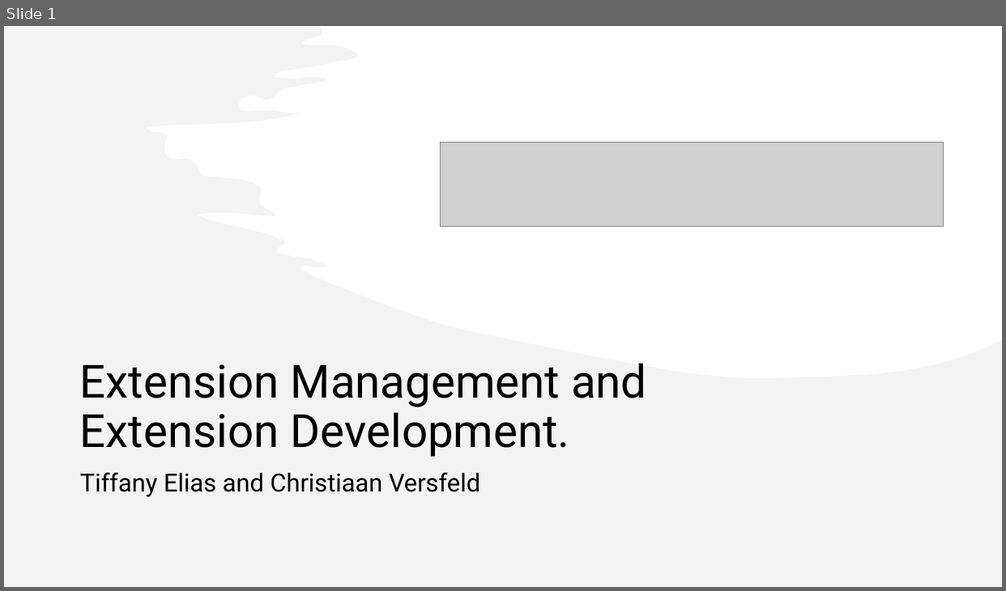
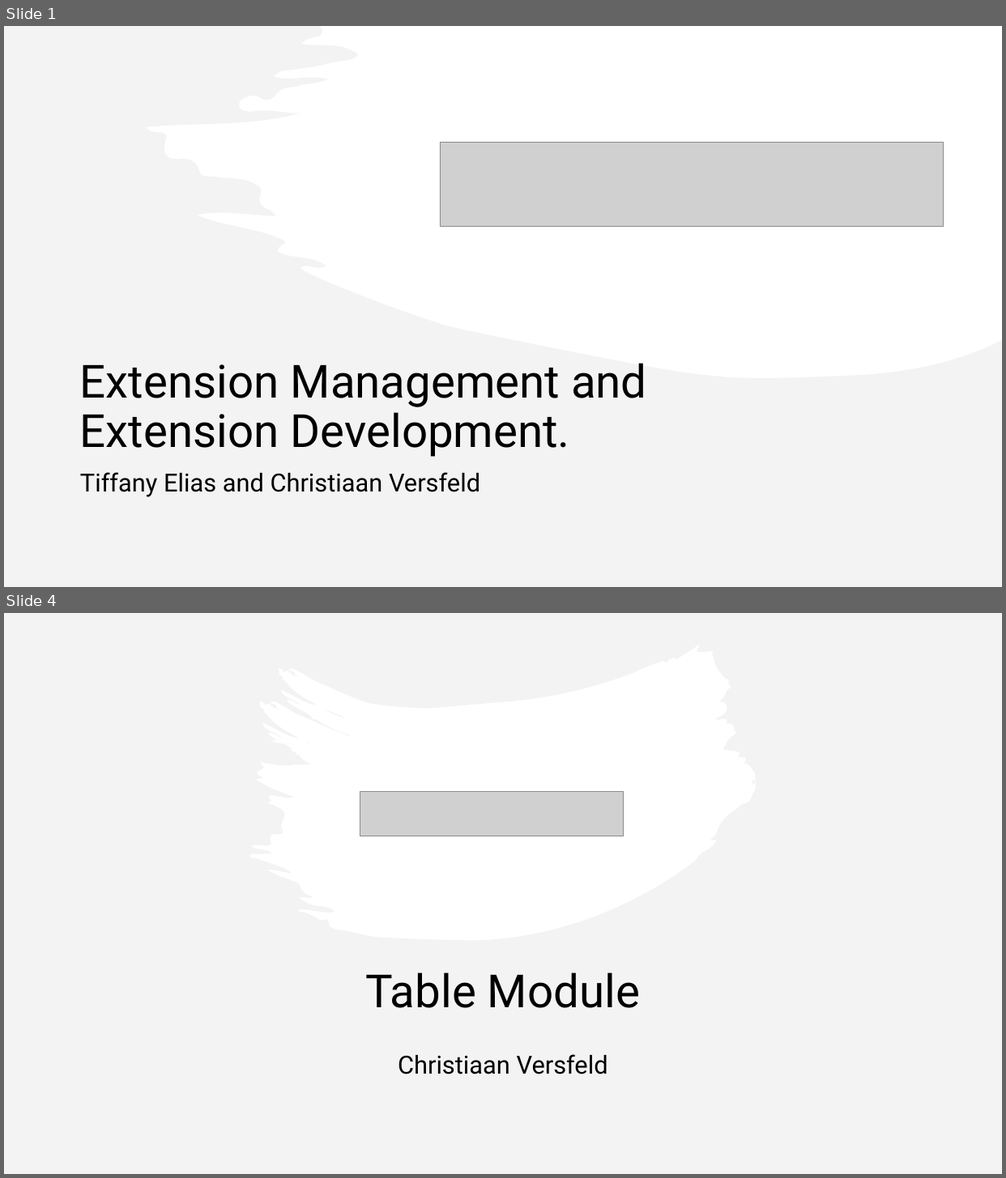
Before and after one commit to ArmadilloV88/NVR-Module-Presentation, a slide deck: Documents/Business Extension Presentation.pptx. Shown one above the other, each under a label of ours: slide 1 before the commit, slides 1 and 4 after it; the slides between them are not shown. The pictures are 1006x591 and 1006x1178 pixels, drawn with LibreOffice and Linux fonts; fonts in the diff are those of the drawing; grey boxes stand for pictures. Boxes give left, top, right and bottom in pixels: in the first picture for what was removed or moved away, otherwise in the second. Text is boxed around its words. In the diff, an @@ line names an element or a change of style, - is before the commit and + after.

```diff
--- a/Documents/Business Extension Presentation.pptx
+++ b/Documents/Business Extension Presentation.pptx
@@ slide 4 added at <box>4,613,1002,1174</box>, background #FFFFFF @@
@@ rectangle added at <box>4,613,1002,1174</box>, fill #FFFFFF @@
@@ freeform shape added at <box>4,613,1002,1174</box>, fill #E8E8E8 at 50% opacity @@
@@ picture added at <box>360,792,624,836</box> @@
@@ title added at <box>365,973,640,1008</box>, 44 pt, text #000000 @@
+Table Module
@@ subtitle added at <box>398,1054,608,1075</box>, 24 pt, text #000000 @@
+Christiaan Versfeld
```
Also in this commit, not shown: 3 other slides added.
